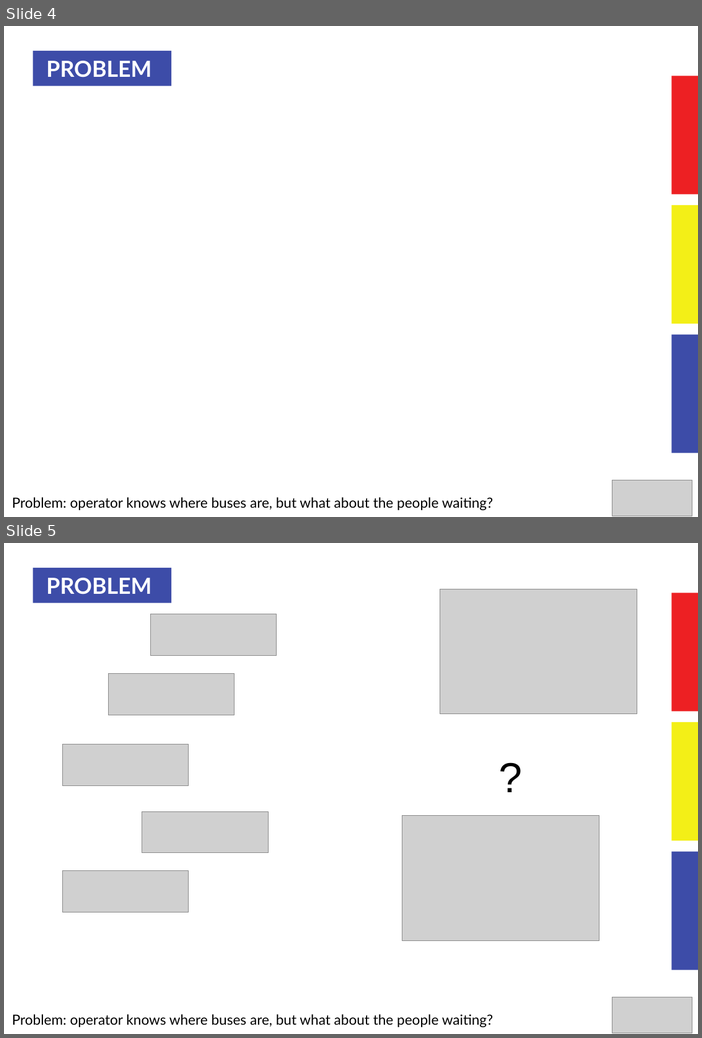
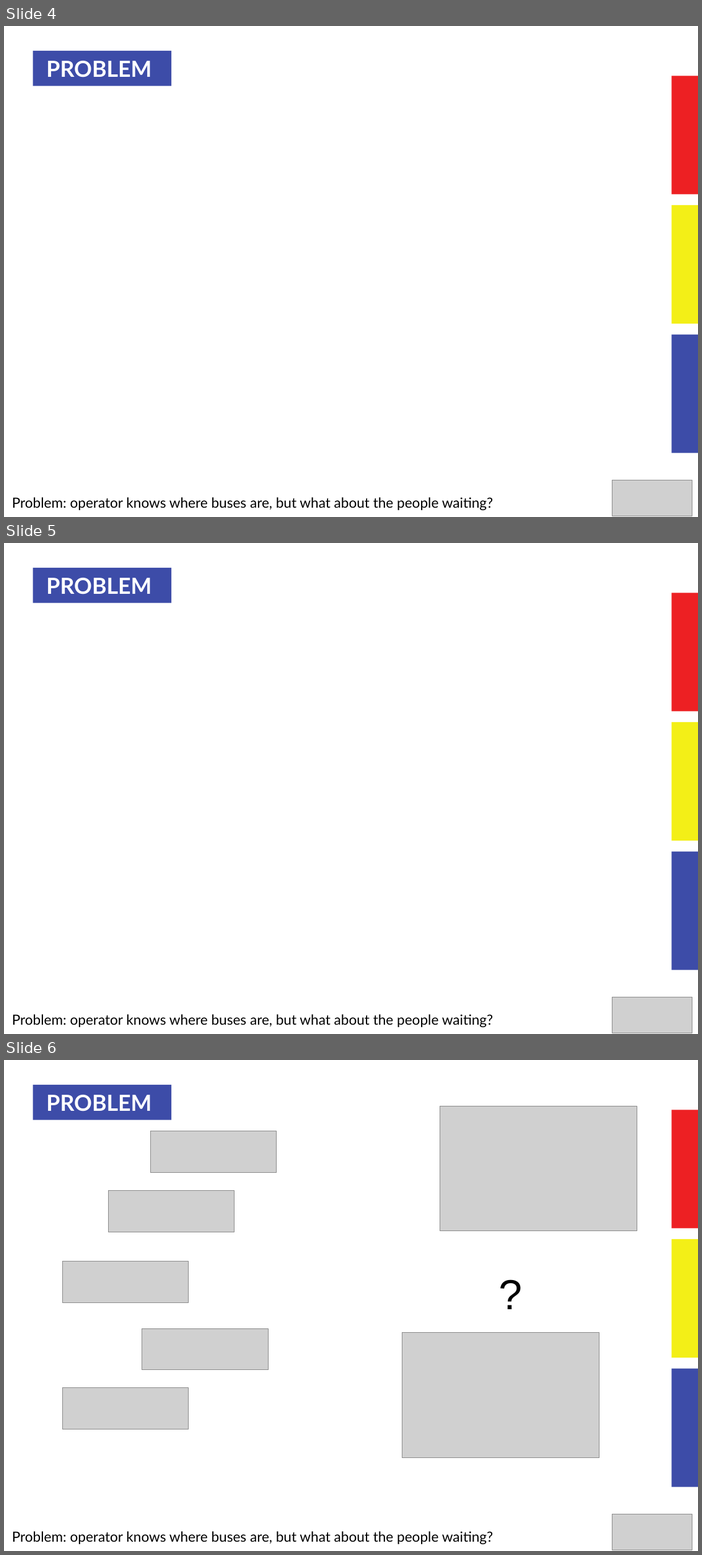
Before and after one commit to DamonHD/OpenTRV-Archive-20160813, a slide deck: docs/talks/SchoolY4-20150720/20150602-SmartCities.odp. Shown one above the other, each under a label of ours: slides 4 and 5 before the commit, slides 4, 5 and 6 after it. The pictures are 702x1038 and 702x1555 pixels, drawn with LibreOffice and Linux fonts; fonts in the diff are those of the drawing; grey boxes stand for pictures. Boxes give left, top, right and bottom in pixels: in the first picture for what was removed or moved away, otherwise in the second. Text is boxed around its words. In the diff, an @@ line names an element or a change of style, - is before the commit and + after.

Commit message:
WIP

```diff
--- a/docs/talks/SchoolY4-20150720/20150602-SmartCities.odp
+++ b/docs/talks/SchoolY4-20150720/20150602-SmartCities.odp
@@ slide 5 added at (4,543,698,1034), background #FFFFFF @@
@@ freeform shape added at (33,568,171,603), fill #3D4CA8 @@
@@ text added at (46,578,152,594), 38 pt, text #FFFFFF, bold @@
+PROBLEM
@@ freeform shape added at (672,593,698,712), fill #ED2023 @@
@@ freeform shape added at (672,722,698,841), fill #F3EF17 @@
@@ freeform shape added at (672,852,698,970), fill #3D4CA8 @@
@@ picture added at (612,997,693,1033) @@
@@ text added at (12,1014,494,1027), 24 pt, text #000000 @@
+Problem: operator knows where buses are, but what about the people waiting?
@@ what was slide 5 is now slide 6 @@
```
